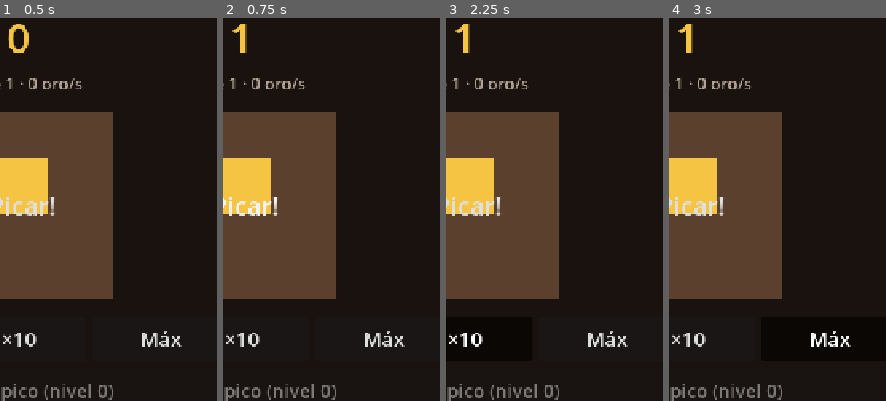
Above: before the commit, frames 1-4 (left to right).
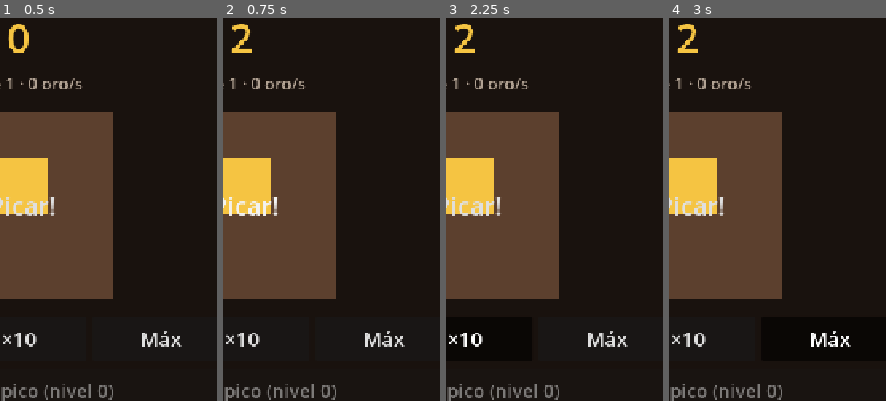
Above: after the commit, the same moments.

Repository: AgusCarretto/pozo-profundo
Game: Godot game, scene res://game/main.tscn
Two runs of this game, one before a commit and one after it. Both use one fixed random seed, a clock stepped at 60 frames per second and the inputs below.
Inputs:
- Up to frame 1 (0.5 s): no input
- Up to frame 2 (0.75 s): click "¡Picar!" at 0.5 s
- Up to frame 3 (2.25 s): click "×1" at 1.25 s; click "×10" at 2 s
- Up to frame 4 (3 s): click "Máx" at 2.75 s
The pictures show only the part of the screen within x 46-96%, y 0-50%; the shares and areas given below are measured in that part.

Frame 1 is identical in both runs. In frame 2, 0.4% of the frame differs, in the area x 3-14%, y 1-10%; in frame 3, 0.4%; in frame 4, 0.4%.

Commit message:
Agrega botin con rarezas: cofres por golpe y pasivos
4% de cofre por golpe y 2%/s si hay cuadrilla. Rarezas Comun 70% (+1%),
Raro 22% (+4%), Epico 7% (+15%) y Legendario 1% (+60%), todo en
balance.json. El bonus es un % del oro actual (minimo un golpe).
Economy expone loot_table() con las probabilidades reales para mostrarlas.

Co-Authored-By: Claude Sonnet 5.5 <noreply@anthropic.com>

Diff:
--- a/core/economy.gd
+++ b/core/economy.gd
@@ -11,6 +11,8 @@
 signal hit_landed(amount: float)
 signal generator_bought(index: int, count: int)
 signal pick_upgraded(level: int)
+## Cayó un cofre de la rareza `rarity` (índice de loot_table()) y sumó `amount` de oro.
+signal loot_dropped(rarity: int, amount: float)
 
 enum BuyMode { X1, X10, MAX }
 
@@ -30,6 +32,8 @@
 ## Oro ganado en la partida actual (producción, golpes y botín). No baja al gastar:
 ## de él sale la profundidad, y por eso un gasto nunca te hace retroceder de bioma.
 var run_gold: float = 0.0
+## Azar del botín. Los tests le fijan la semilla para repetir una tirada.
+var rng: RandomNumberGenerator = RandomNumberGenerator.new()
 
 ## Multiplicador global de oro: el del bioma actual (y, más adelante, el de las reliquias).
 ## Se calcula en cada lectura; no se asigna.
@@ -50,6 +54,15 @@
 var _biomes: Array[Dictionary] = []
 var _biome_meters_each: float = 0.0
 var _biome_growth: float = 1.0
+var _loot_hit_chance: float = 0.0
+var _loot_second_chance: float = 0.0
+## Rarezas de los cofres: {id, name, weight, bonus}. Vacía = no hay botín.
+var _rarities: Array[Dictionary] = []
+var _rarity_weights: Array[float] = []
+
+
+func _init() -> void:
+	rng.randomize()
 
 
 func _ready() -> void:
@@ -120,6 +133,9 @@
 	var parsed_biomes: Variant = _read_biomes(balance)
 	if parsed_biomes == null:
 		return false
+	var parsed_loot: Variant = _read_loot(balance)
+	if parsed_loot == null:
+		return false
 
 	last_error = ""
 	_cost_growth = growth
@@ -133,6 +149,16 @@
 		_biomes.assign(parsed_biomes["list"])
 		_biome_meters_each = parsed_biomes["meters_each"]
 		_biome_growth = parsed_biomes["mult_growth"]
+	_rarities = []
+	_rarity_weights = []
+	_loot_hit_chance = 0.0
+	_loot_second_chance = 0.0
+	if not (parsed_loot as Dictionary).is_empty():
+		_rarities.assign(parsed_loot["rarities"])
+		for rarity: Dictionary in _rarities:
+			_rarity_weights.append(rarity["weight"])
+		_loot_hit_chance = parsed_loot["chance_per_hit"]
+		_loot_second_chance = parsed_loot["chance_per_second"]
 	reset()
 	return true
 
@@ -176,6 +202,56 @@
 	if _biomes.is_empty():
 		return 1.0
 	return EconomyMath.biome_multiplier(biome_index(), _biome_growth)
+
+
+# --- Botín -------------------------------------------------------------------
+
+## Probabilidad (0 a 1) de que un golpe suelte un cofre.
+func loot_chance_per_hit() -> float:
+	return _loot_hit_chance
+
+
+## Probabilidad (0 a 1) por segundo de que la cuadrilla encuentre un cofre (solo si produce).
+func loot_chance_per_second() -> float:
+	return _loot_second_chance
+
+
+## Las rarezas con su probabilidad real (peso / suma de pesos) y su bonus, para mostrarlas
+## al jugador: [{id, name, chance, bonus}] en el orden del balance.
+func loot_table() -> Array[Dictionary]:
+	var total: float = 0.0
+	for weight: float in _rarity_weights:
+		total += weight
+	var table: Array[Dictionary] = []
+	for index: int in range(_rarities.size()):
+		var rarity: Dictionary = _rarities[index]
+		table.append({
+			"id": rarity["id"],
+			"name": rarity["name"],
+			"chance": _rarity_weights[index] / total,
+			"bonus": rarity["bonus"],
+		})
+	return table
+
+
+## Oro que da hoy un cofre de la rareza `rarity`: su % del oro que tenés, pero nunca menos
+## que un golpe (si no, con poco oro un cofre no daría nada).
+func loot_amount(rarity: int) -> float:
+	if rarity < 0 or rarity >= _rarities.size():
+		return 0.0
+	return maxf(gold * float(_rarities[rarity]["bonus"]), hit_value())
+
+
+## Tira por un cofre con probabilidad `chance`. Si sale, sortea la rareza y acredita el oro.
+func _roll_loot(chance: float) -> void:
+	if _rarities.is_empty() or chance <= 0.0 or rng.randf() >= chance:
+		return
+	var rarity: int = EconomyMath.pick_weighted(_rarity_weights, rng.randf())
+	if rarity < 0:
+		return
+	var amount: float = loot_amount(rarity)
+	_earn(amount)
+	loot_dropped.emit(rarity, amount)
 
 
 # --- Estado ------------------------------------------------------------------
@@ -226,6 +302,9 @@
 	if rate <= 0.0:
 		return
 	_earn(rate * delta)
+	# 2% por segundo: en un tick de `delta` segundos la chance es 1 - (1 - 2%)^delta,
+	# así un frame lento no tira menos cofres que varios rápidos.
+	_roll_loot(1.0 - pow(1.0 - _loot_second_chance, delta))
 	gold_changed.emit(gold)
 
 
@@ -240,6 +319,7 @@
 	var amount: float = hit_value()
 	_earn(amount)
 	hit_landed.emit(amount)
+	_roll_loot(_loot_hit_chance)
 	gold_changed.emit(gold)
 	return amount
 
@@ -331,10 +411,11 @@
 	return false
 
 
-## Lee una sección opcional del balance cuyos valores son números > 0.
+## Lee una sección opcional del balance cuyos valores son números: `positive_keys` tienen
+## que ser > 0 y `non_negative_keys` >= 0 (una clave faltante es inválida).
 ## Devuelve {} si la sección no está (ese sistema queda apagado), null si es inválida
 ## (el motivo queda en last_error) o un Dictionary clave -> float.
-func _read_numbers(balance: Dictionary, section: String, positive_keys: Array[String]) -> Variant:
+func _read_numbers(balance: Dictionary, section: String, positive_keys: Array[String], non_negative_keys: Array[String] = []) -> Variant:
 	if not balance.has(section):
 		return {}
 	var raw: Variant = balance[section]
@@ -346,6 +427,12 @@
 		var value: float = _number((raw as Dictionary).get(key), 0.0)
 		if value <= 0.0:
 			_fail("%s.%s tiene que ser > 0" % [section, key])
+			return null
+		numbers[key] = value
+	for key: String in non_negative_keys:
+		var value: float = _number((raw as Dictionary).get(key), -1.0)
+		if value < 0.0:
+			_fail("%s.%s tiene que ser >= 0" % [section, key])
 			return null
 		numbers[key] = value
 	return numbers
@@ -371,6 +458,40 @@
 	return numbers
 
 
+## Lee la sección opcional "loot": {chance_per_hit, chance_per_second, rarities: [{id, name, weight, bonus}]}.
+## Mismo contrato que _read_numbers: {} si no está, null si es inválida.
+func _read_loot(balance: Dictionary) -> Variant:
+	var numbers: Variant = _read_numbers(balance, "loot", [], ["chance_per_hit", "chance_per_second"])
+	if numbers == null or (numbers as Dictionary).is_empty():
+		return numbers
+	for key: String in ["chance_per_hit", "chance_per_second"]:
+		if numbers[key] > 1.0:
+			_fail("loot.%s es una probabilidad: tiene que estar entre 0 y 1" % key)
+			return null
+	var raw_rarities: Variant = (balance["loot"] as Dictionary).get("rarities")
+	if not (raw_rarities is Array) or (raw_rarities as Array).is_empty():
+		_fail("loot.rarities necesita al menos una rareza")
+		return null
+	var rarities: Array[Dictionary] = []
+	var total_weight: float = 0.0
+	for entry: Variant in raw_rarities:
+		if not (entry is Dictionary) or str((entry as Dictionary).get("name", "")) == "":
+			_fail("cada rareza de loot.rarities necesita un nombre")
+			return null
+		var weight: float = _number(entry.get("weight"), -1.0)
+		var bonus: float = _number(entry.get("bonus"), -1.0)
+		if weight < 0.0 or bonus < 0.0:
+			_fail("el peso y el bonus de la rareza '%s' tienen que ser >= 0" % str(entry["name"]))
+			return null
+		total_weight += weight
+		rarities.append({ "id": str(entry.get("id", "")), "name": str(entry["name"]), "weight": weight, "bonus": bonus })
+	if total_weight <= 0.0:
+		_fail("loot.rarities necesita al menos un peso > 0")
+		return null
+	numbers["rarities"] = rarities
+	return numbers
+
+
 func _is_valid_index(index: int) -> bool:
 	return index >= 0 and index < _generators.size()
 
--- a/data/balance.json
+++ b/data/balance.json
@@ -27,5 +27,15 @@
 			{ "id": "magma", "name": "Magma" },
 			{ "id": "abyss", "name": "Abismo" }
 		]
+	},
+	"loot": {
+		"chance_per_hit": 0.04,
+		"chance_per_second": 0.02,
+		"rarities": [
+			{ "id": "common", "name": "Común", "weight": 70, "bonus": 0.01 },
+			{ "id": "rare", "name": "Raro", "weight": 22, "bonus": 0.04 },
+			{ "id": "epic", "name": "Épico", "weight": 7, "bonus": 0.15 },
+			{ "id": "legendary", "name": "Legendario", "weight": 1, "bonus": 0.60 }
+		]
 	}
 }
--- /dev/null
+++ b/tests/loot_test.gd
@@ -0,0 +1,281 @@
+extends "res://tests/test_base.gd"
+## Tests headless del botín de core/economy.gd: cofres por golpe y pasivos, rarezas y bonus.
+##
+## Cada test crea su propia instancia de Economy SIN agregarla al árbol. Para que no dependan
+## del azar se usan probabilidades 0 / 1; la distribución real se mide con una semilla fija.
+
+const EconomyScript := preload("res://core/economy.gd")
+const TestBalance := preload("res://tests/test_balance.gd")
+
+var _nodes: Array[Node] = []
+
+
+func _initialize() -> void:
+	_test_probability_table()
+	_test_chances_are_exposed()
+	_test_hit_drops_a_chest()
+	_test_chest_is_never_empty()
+	_test_hit_without_chest()
+	_test_passive_chest_needs_a_crew()
+	_test_passive_chance_scales_with_time()
+	_test_hit_chance_statistics()
+	_test_rarity_distribution()
+	_test_loot_amount()
+	_test_no_loot_section()
+	_test_balance_validation()
+	_test_real_balance_file()
+	for node: Node in _nodes:
+		node.free()
+	_finish()
+
+
+## `tweak` recibe la sección "loot" para ajustarla antes de cargar el balance.
+func _make(tweak: Callable = Callable()) -> EconomyScript:
+	var balance: Dictionary = TestBalance.make()
+	if tweak.is_valid():
+		tweak.call(balance["loot"])
+	var economy: EconomyScript = EconomyScript.new()
+	_nodes.append(economy)
+	if not economy.load_balance(balance):
+		printerr("    el balance de prueba no cargó: ", economy.last_error)
+	economy.rng.seed = 12345
+	return economy
+
+
+## Un solo tipo de cofre (bonus 10%) que sale siempre que hay tirada.
+func _always(chance_per_hit: float, chance_per_second: float) -> Callable:
+	return func(loot: Dictionary) -> void:
+		loot["chance_per_hit"] = chance_per_hit
+		loot["chance_per_second"] = chance_per_second
+		loot["rarities"] = [{ "id": "only", "name": "Único", "weight": 1, "bonus": 0.10 }]
+
+
+func _test_probability_table() -> void:
+	_section("Tabla de probabilidades (la que ve el jugador)")
+	var e: EconomyScript = _make()
+	var table: Array[Dictionary] = e.loot_table()
+	_check_eq(table.size(), 4, "4 rarezas")
+	var names: Array[String] = []
+	var chances: Array[float] = []
+	var bonuses: Array[float] = []
+	for entry: Dictionary in table:
+		names.append(entry["name"])
+		chances.append(entry["chance"])
+		bonuses.append(entry["bonus"])
+	_check_eq(names, ["Común", "Raro", "Épico", "Legendario"] as Array[String], "Común, Raro, Épico, Legendario (en ese orden)")
+	_check_near(chances[0], 0.70, "Común 70%")
+	_check_near(chances[1], 0.22, "Raro 22%")
+	_check_near(chances[2], 0.07, "Épico 7%")
+	_check_near(chances[3], 0.01, "Legendario 1%")
+	_check_near(chances[0] + chances[1] + chances[2] + chances[3], 1.0, "las probabilidades suman 100%")
+	_check_eq(bonuses, [0.01, 0.04, 0.15, 0.60] as Array[float], "bonus +1%, +4%, +15%, +60%")
+	# Los pesos no tienen que sumar 100: la probabilidad es peso / total.
+	var odd: EconomyScript = _make(func(loot: Dictionary) -> void:
+		loot["rarities"] = [
+			{ "id": "a", "name": "A", "weight": 3, "bonus": 0.1 },
+			{ "id": "b", "name": "B", "weight": 1, "bonus": 0.2 },
+		])
+	_check_near(odd.loot_table()[0]["chance"], 0.75, "pesos 3 y 1 -> 75%")
+	_check_near(odd.loot_table()[1]["chance"], 0.25, "pesos 3 y 1 -> 25%")
+
+
+func _test_chances_are_exposed() -> void:
+	_section("Probabilidad de cofre")
+	var e: EconomyScript = _make()
+	_check_eq(e.loot_chance_per_hit(), 0.04, "4% por golpe")
+	_check_eq(e.loot_chance_per_second(), 0.02, "2% por segundo con cuadrilla")
+
+
+func _test_hit_drops_a_chest() -> void:
+	_section("Un golpe con cofre seguro")
+	var e: EconomyScript = _make(_always(1.0, 0.0))
+	# Se anota en Dictionary y no en Vector2: Vector2 guarda float32 y degrada el monto.
+	var drops: Array[Dictionary] = []
+	var golds: Array[float] = []
+	var hits: Array[float] = []
+	e.loot_dropped.connect(func(rarity: int, amount: float) -> void: drops.append({ "rarity": rarity, "amount": amount }))
+	e.gold_changed.connect(func(gold: float) -> void: golds.append(gold))
+	e.hit_landed.connect(func(amount: float) -> void: hits.append(amount))
+	e.gold = 1000.0
+	var gained: float = e.hit()
+	_check_eq(gained, 1.0, "hit() devuelve solo lo del golpe (1), no el cofre")
+	_check_eq(hits, [1.0] as Array[float], "hit_landed(1)")
+	_check_eq(drops.size(), 1, "cae 1 cofre")
+	_check_eq(drops[0]["rarity"], 0, "de la rareza 0")
+	_check_near(drops[0]["amount"], 100.1, "vale 10% del oro que tenés (1001) = 100.1")
+	_check_near(e.gold, 1101.1, "el oro incluye golpe + cofre")
+	_check_near(e.run_gold, 101.1, "y lo ganado en la partida suma golpe + cofre (cuenta para la profundidad)")
+	_check_eq(golds.size(), 1, "gold_changed se emite una sola vez por golpe")
+	_check_near(golds[0], 1101.1, "con el oro final")
+
+
+## Con poco oro el % no alcanza ni a un golpe: el cofre vale al menos un golpe.
+func _test_chest_is_never_empty() -> void:
+	_section("Un cofre nunca viene vacío")
+	var e: EconomyScript = _make(_always(1.0, 0.0))
+	var amounts: Array[float] = []
+	e.loot_dropped.connect(func(_rarity: int, amount: float) -> void: amounts.append(amount))
+	e.hit() # oro 1 -> 10% = 0.1, pero un golpe vale 1
+	_check_eq(amounts, [1.0] as Array[float], "el cofre vale 1 (un golpe), no 0.1")
+	_check_eq(e.gold, 2.0, "golpe + cofre = 2")
+
+
+func _test_hit_without_chest() -> void:
+	_section("Golpe sin cofre")
+	var e: EconomyScript = _make(_always(0.0, 0.0))
+	var drops: Array[int] = []
+	e.loot_dropped.connect(func(rarity: int, _amount: float) -> void: drops.append(rarity))
+	for i: int in range(500):
+		e.hit()
+	_check_eq(drops.size(), 0, "con probabilidad 0 nunca cae un cofre (500 golpes)")
+	_check_eq(e.gold, 500.0, "el oro es solo de los golpes")
+
+
+func _test_passive_chest_needs_a_crew() -> void:
+	_section("Cofre pasivo: solo si hay cuadrilla")
+	var e: EconomyScript = _make(_always(0.0, 1.0))
+	var drops: Array[Dictionary] = []
+	e.loot_dropped.connect(func(rarity: int, amount: float) -> void: drops.append({ "rarity": rarity, "amount": amount }))
+	e.tick(1.0)
+	_check_eq(drops.size(), 0, "sin cuadrilla no hay cofres pasivos")
+	_check_eq(e.gold, 0.0, "ni oro")
+	e.owned[0] = 10 # 10 oro/s
+	var golds: Array[float] = []
+	e.gold_changed.connect(func(gold: float) -> void: golds.append(gold))
+	e.tick(1.0)
+	_check_eq(drops.size(), 1, "con cuadrilla y 100% por segundo cae 1 cofre")
+	# 10 de producción + cofre de 10% de 10 (=1) -> mínimo un golpe (1 + 3% de 10 = 1.3)
+	_check_near(drops[0]["amount"], 1.3, "vale al menos un golpe (1.3 con 10 oro/s)")
+	_check_near(e.gold, 11.3, "oro = producción 10 + cofre 1.3")
+	_check_eq(golds.size(), 1, "una sola señal gold_changed por tick")
+	e.tick(0.0)
+	_check_eq(drops.size(), 1, "un tick de 0 s no tira ningún cofre")
+
+
+## 2% por segundo se reparte según el tiempo del tick: 0.1 s de tick = 1 - 0.98^0.1 de chance.
+func _test_passive_chance_scales_with_time() -> void:
+	_section("El cofre pasivo escala con el tiempo")
+	var e: EconomyScript = _make(_always(0.0, 0.02))
+	e.owned[0] = 1
+	var drops: Array[int] = []
+	e.loot_dropped.connect(func(rarity: int, _amount: float) -> void: drops.append(rarity))
+	for i: int in range(100000): # 10.000 s en ticks de 0.1 s -> ~202 cofres esperados
+		e.tick(0.1)
+	var expected: float = 100000.0 * (1.0 - pow(0.98, 0.1))
+	_check(absf(drops.size() - expected) < 60.0, "~%.0f cofres en 10.000 s de ticks cortos (salieron %d)" % [expected, drops.size()])
+	var slow: EconomyScript = _make(_always(0.0, 0.02))
+	slow.owned[0] = 1
+	var slow_drops: Array[int] = []
+	slow.loot_dropped.connect(func(rarity: int, _amount: float) -> void: slow_drops.append(rarity))
+	for i: int in range(1000): # los mismos 10.000 s, en ticks de 10 s (un frame muy lento)
+		slow.tick(10.0)
+	var slow_expected: float = 1000.0 * (1.0 - pow(0.98, 10.0))
+	_check(absf(slow_drops.size() - slow_expected) < 40.0, "~%.0f cofres en ticks de 10 s (salieron %d): la chance crece con el delta" % [slow_expected, slow_drops.size()])
+
+
+func _test_hit_chance_statistics() -> void:
+	_section("4% de cofre por golpe")
+	var e: EconomyScript = _make()
+	var chests: Array[int] = []
+	e.loot_dropped.connect(func(rarity: int, _amount: float) -> void: chests.append(rarity))
+	var total: int = 20000
+	for i: int in range(total):
+		e.hit()
+	var expected: float = total * 0.04
+	_check(absf(chests.size() - expected) < 120.0, "~%.0f cofres en %d golpes (salieron %d)" % [expected, total, chests.size()])
+
+
+func _test_rarity_distribution() -> void:
+	_section("Distribución de rarezas 70 / 22 / 7 / 1")
+	var e: EconomyScript = _make(func(loot: Dictionary) -> void: loot["chance_per_hit"] = 1.0)
+	var counts: Array[int] = [0, 0, 0, 0]
+	e.loot_dropped.connect(func(rarity: int, _amount: float) -> void: counts[rarity] += 1)
+	var total: int = 20000
+	for i: int in range(total):
+		e.hit()
+	_check_eq(counts[0] + counts[1] + counts[2] + counts[3], total, "cada golpe dio un cofre (%d)" % total)
+	_check(absf(counts[0] - 14000.0) < 300.0, "Común ~70%% (%d de %d)" % [counts[0], total])
+	_check(absf(counts[1] - 4400.0) < 250.0, "Raro ~22%% (%d de %d)" % [counts[1], total])
+	_check(absf(counts[2] - 1400.0) < 150.0, "Épico ~7%% (%d de %d)" % [counts[2], total])
+	_check(absf(counts[3] - 200.0) < 60.0, "Legendario ~1%% (%d de %d)" % [counts[3], total])
+
+
+func _test_loot_amount() -> void:
+	_section("Bonus de cada rareza")
+	var e: EconomyScript = _make()
+	e.gold = 10000.0
+	_check_near(e.loot_amount(0), 100.0, "Común: +1% de 10.000 = 100")
+	_check_near(e.loot_amount(1), 400.0, "Raro: +4% = 400")
+	_check_near(e.loot_amount(2), 1500.0, "Épico: +15% = 1.500")
+	_check_near(e.loot_amount(3), 6000.0, "Legendario: +60% = 6.000")
+	e.gold = 0.0
+	_check_eq(e.loot_amount(3), 1.0, "sin oro vale un golpe (1)")
+	_check_eq(e.loot_amount(99), 0.0, "una rareza inexistente vale 0 (y no explota)")
+	_check_eq(e.loot_amount(-1), 0.0, "un índice negativo vale 0")
+
+
+func _test_no_loot_section() -> void:
+	_section("Balance sin loot")
+	var e: EconomyScript = EconomyScript.new()
+	_nodes.append(e)
+	e.load_balance(TestBalance.make(["loot"]))
+	e.owned[0] = 5
+	for i: int in range(1000):
+		e.hit()
+		e.tick(1.0)
+	_check_eq(e.loot_table().size(), 0, "tabla vacía")
+	_check_eq(e.loot_chance_per_hit(), 0.0, "0% por golpe")
+	_check_eq(e.loot_chance_per_second(), 0.0, "0% por segundo")
+	_check_near(e.gold, e.run_gold, "no entró oro de cofres (todo el oro es ganado)")
+
+
+func _test_balance_validation() -> void:
+	_section("Validación de loot")
+	var e: EconomyScript = _make()
+	var cases: Array = [
+		["rarezas vacías", func(loot: Dictionary) -> void: loot["rarities"] = []],
+		["probabilidad por golpe mayor a 1", func(loot: Dictionary) -> void: loot["chance_per_hit"] = 1.5],
+		["probabilidad por segundo negativa", func(loot: Dictionary) -> void: loot["chance_per_second"] = -0.1],
+		["todos los pesos en 0", func(loot: Dictionary) -> void:
+			for rarity: Dictionary in loot["rarities"]:
+				rarity["weight"] = 0],
+		["peso negativo", func(loot: Dictionary) -> void: loot["rarities"][1]["weight"] = -5],
+		["bonus negativo", func(loot: Dictionary) -> void: loot["rarities"][0]["bonus"] = -0.01],
+		["rareza sin nombre", func(loot: Dictionary) -> void: loot["rarities"][2]["name"] = ""],
+		["sin chance_per_hit", func(loot: Dictionary) -> void: loot.erase("chance_per_hit")],
+	]
+	for case: Array in cases:
+		var balance: Dictionary = TestBalance.make()
+		(case[1] as Callable).call(balance["loot"])
+		_check_eq(e.load_balance(balance), false, "%s -> inválido" % case[0])
+	_check(e.last_error.contains("loot"), "last_error nombra la sección (%s)" % e.last_error)
+	var not_an_object: Dictionary = TestBalance.make()
+	not_an_object["loot"] = [1, 2]
+	_check_eq(e.load_balance(not_an_object), false, "loot que no es un objeto -> inválido")
+	_check_eq(e.loot_table().size(), 4, "un balance inválido no pisa la tabla anterior")
+	var zero: Dictionary = TestBalance.make()
+	zero["loot"]["chance_per_hit"] = 0
+	zero["loot"]["chance_per_second"] = 0
+	_check_eq(e.load_balance(zero), true, "probabilidades 0 son válidas (cofres apagados)")
+
+
+func _test_real_balance_file() -> void:
+	_section("data/balance.json real")
+	var e: EconomyScript = EconomyScript.new()
+	_nodes.append(e)
+	_check_eq(e.load_balance_file("res://data/balance.json"), true, "carga el balance real (%s)" % e.last_error)
+	_check_eq(e.loot_chance_per_hit(), 0.04, "4% por golpe")
+	_check_eq(e.loot_chance_per_second(), 0.02, "2% por segundo")
+	var table: Array[Dictionary] = e.loot_table()
+	_check_eq(table.size(), 4, "4 rarezas")
+	if table.size() == 4:
+		_check_eq(table[0]["name"], "Común", "Común")
+		_check_near(table[0]["chance"], 0.70, "Común 70%")
+		_check_near(table[0]["bonus"], 0.01, "Común +1%")
+		_check_near(table[1]["chance"], 0.22, "Raro 22%")
+		_check_near(table[1]["bonus"], 0.04, "Raro +4%")
+		_check_near(table[2]["chance"], 0.07, "Épico 7%")
+		_check_near(table[2]["bonus"], 0.15, "Épico +15%")
+		_check_eq(table[3]["name"], "Legendario", "Legendario")
+		_check_near(table[3]["chance"], 0.01, "Legendario 1%")
+		_check_near(table[3]["bonus"], 0.60, "Legendario +60%")
--- a/tests/main_scene_test.gd
+++ b/tests/main_scene_test.gd
@@ -21,7 +21,8 @@
 		_finish()
 		return
 
-	_economy.reset()
+	# El botín es azar: cualquier cofre movería el oro que estos tests cuentan golpe a golpe.
+	_check(_economy.load_balance(_balance_without_loot()), "carga el balance real sin botín (%s)" % _economy.last_error)
 	_scene = packed.instantiate() as Control
 	root.add_child(_scene)
 	await process_frame
@@ -36,6 +37,13 @@
 	await process_frame
 	_economy.reset()
 	_finish()
+
+
+## El balance real de data/ sin la sección "loot".
+func _balance_without_loot() -> Dictionary:
+	var balance: Dictionary = JSON.parse_string(FileAccess.get_file_as_string("res://data/balance.json"))
+	balance.erase("loot")
+	return balance
 
 
 func _button(node_name: String) -> Button:
